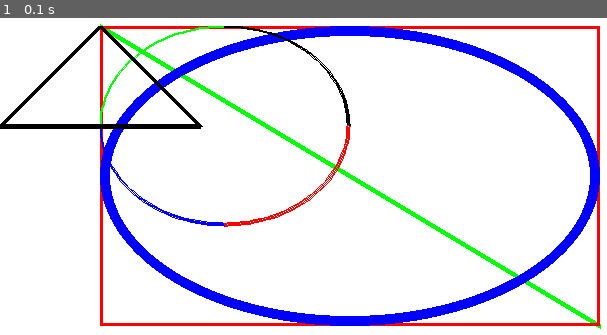
Above: before the commit, frame 1.
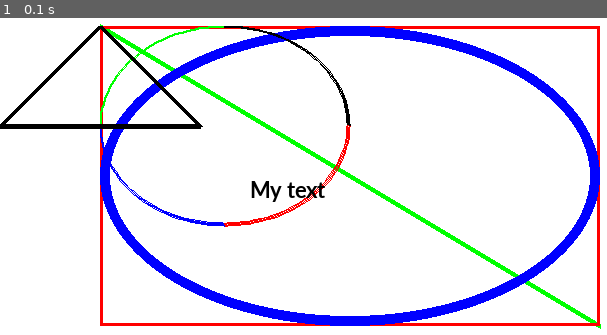
Above: after the commit, the same moment.

Repository: brettpilch/test_pygame
Game: pygame game, started from test_pygame.py
Two runs of this game, one before a commit and one after it. Both use one fixed random seed, a clock stepped at 60 frames per second and the inputs below.
Inputs:
- Up to frame 1 (0.1 s): no input

The runs differ from the first frame. In frame 1, 0.3% of the frame differs, in the area x 41-54%, y 51-59%.

Commit message:
draw text on screen

Diff:
--- a/test_pygame.py
+++ b/test_pygame.py
@@ -54,6 +54,19 @@
     # This draws a triangle using the polygon command
     pygame.draw.polygon(screen, BLACK, [[100,100], [0,200], [200,200]], 5)
 
+    # Select the font to use, size, bold, italics
+    font = pygame.font.SysFont('Calibri', 25, True, False)
+
+    # Render the text. "True" means anti-aliased text.
+    # Black is the color. The variable BLACK was defined
+    # above as a list of [0, 0, 0]
+    # Note: This line creates an image of the letters,
+    # but does not put it on the screen yet.
+    text = font.render("My text",True,BLACK)
+
+    # Put the image of the text on the screen at 250x250
+    screen.blit(text, [250, 250])
+
     # --- Go ahead and update the screen with what we've drawn.
     pygame.display.flip()
 
